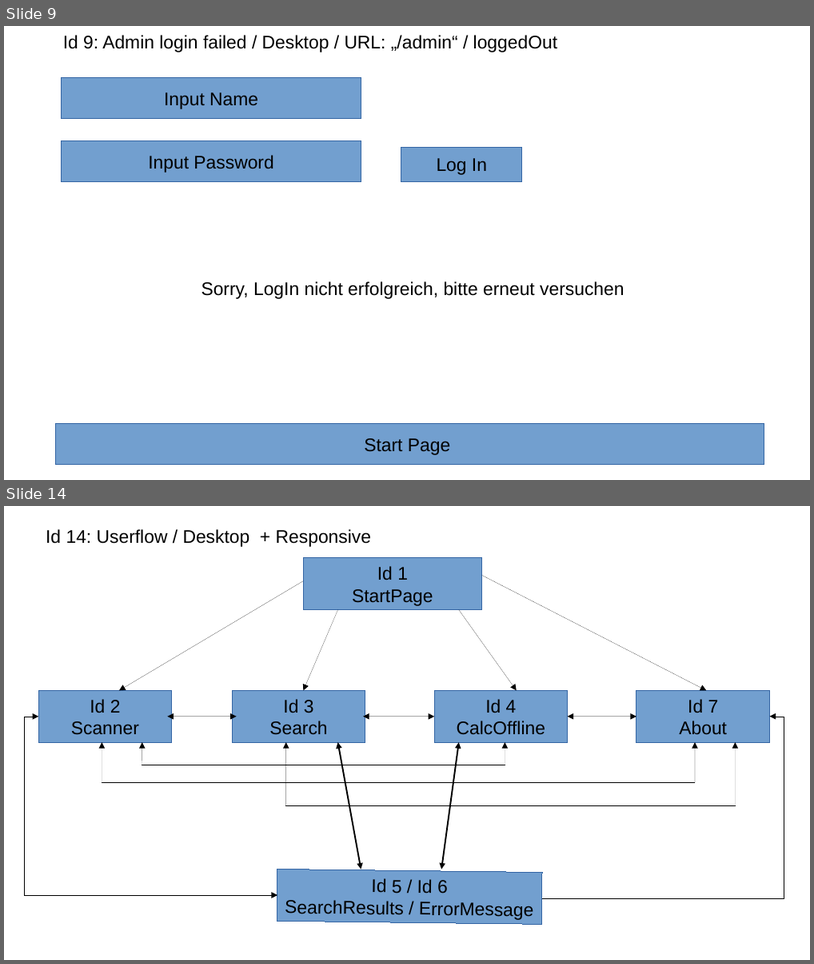
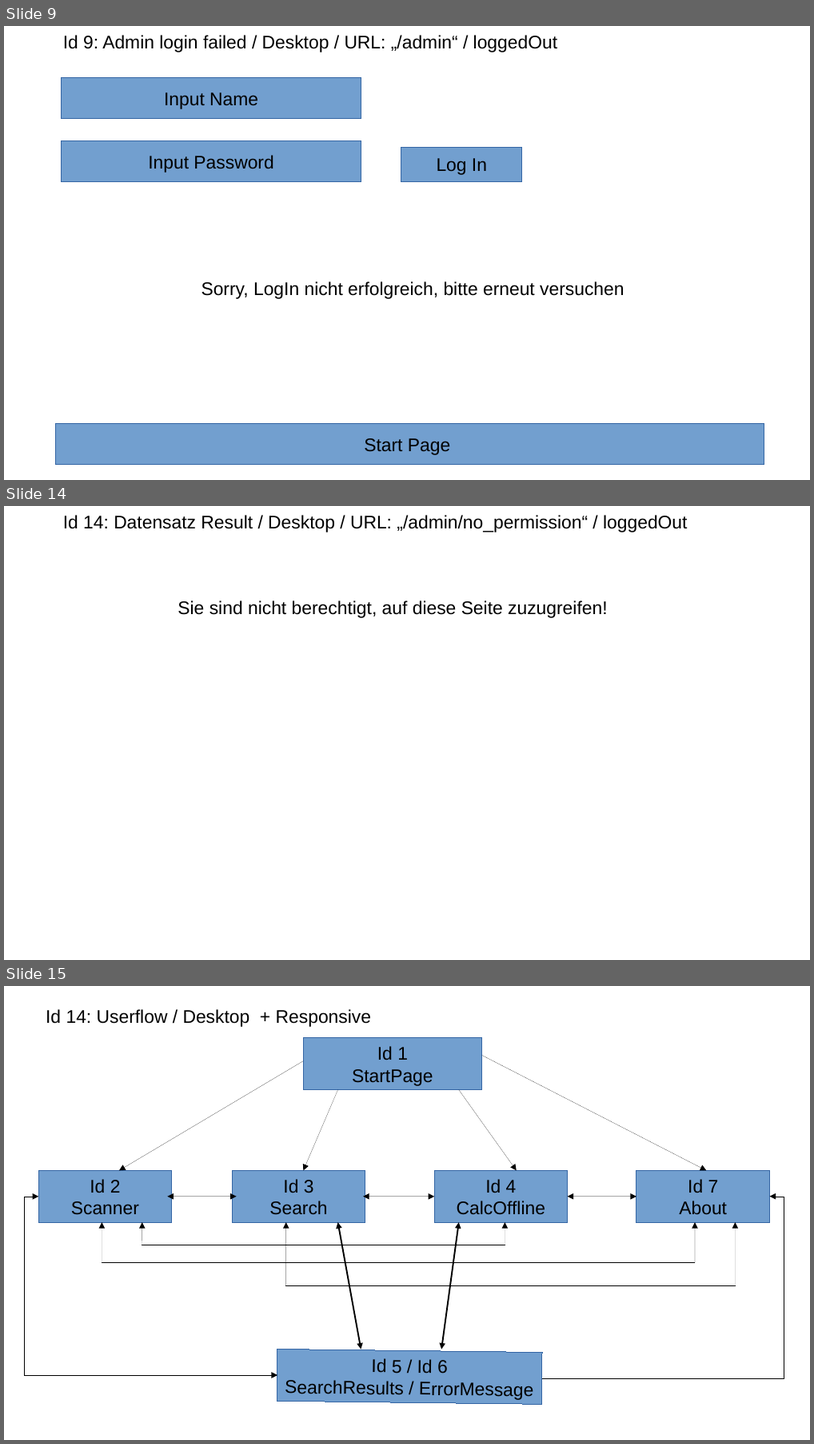
Before and after one commit to HolgerZerbe/foodata, a slide deck: concept/textdateien/Foodata Mockups.odp. Shown one above the other, each under a label of ours: slides 9 and 14 before the commit, slides 9, 14 and 15 after it; the slides between them are not shown. The pictures are 814x964 and 814x1444 pixels, drawn with LibreOffice and Linux fonts; fonts in the diff are those of the drawing. Boxes give left, top, right and bottom in pixels: in the first picture for what was removed or moved away, otherwise in the second. Text is boxed around its words. In the diff, an @@ line names an element or a change of style, - is before the commit and + after.

```diff
--- a/concept/textdateien/Foodata Mockups.odp
+++ b/concept/textdateien/Foodata Mockups.odp
@@ slide 14 added at [4,506,810,960], background #FFFFFF @@
@@ text added at [63,515,687,532], 18 pt, text #000000 @@
+Id 14: Datensatz Result / Desktop / URL: „/admin/no_permission“ / loggedOut
@@ text added at [178,600,607,618], 18 pt, text #000000 @@
+Sie sind nicht berechtigt, auf diese Seite zuzugreifen!
@@ what was slide 14 is now slide 15 @@
```
Also in this commit, not shown: 4 slides changed.
